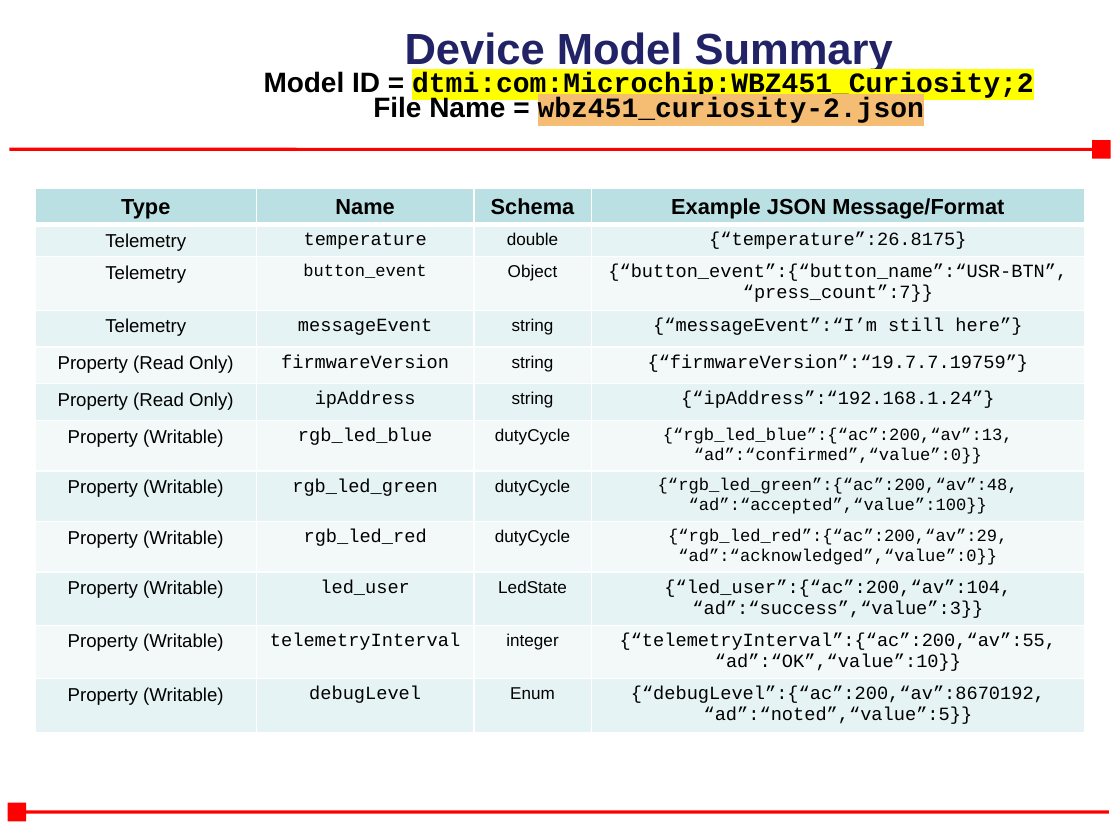
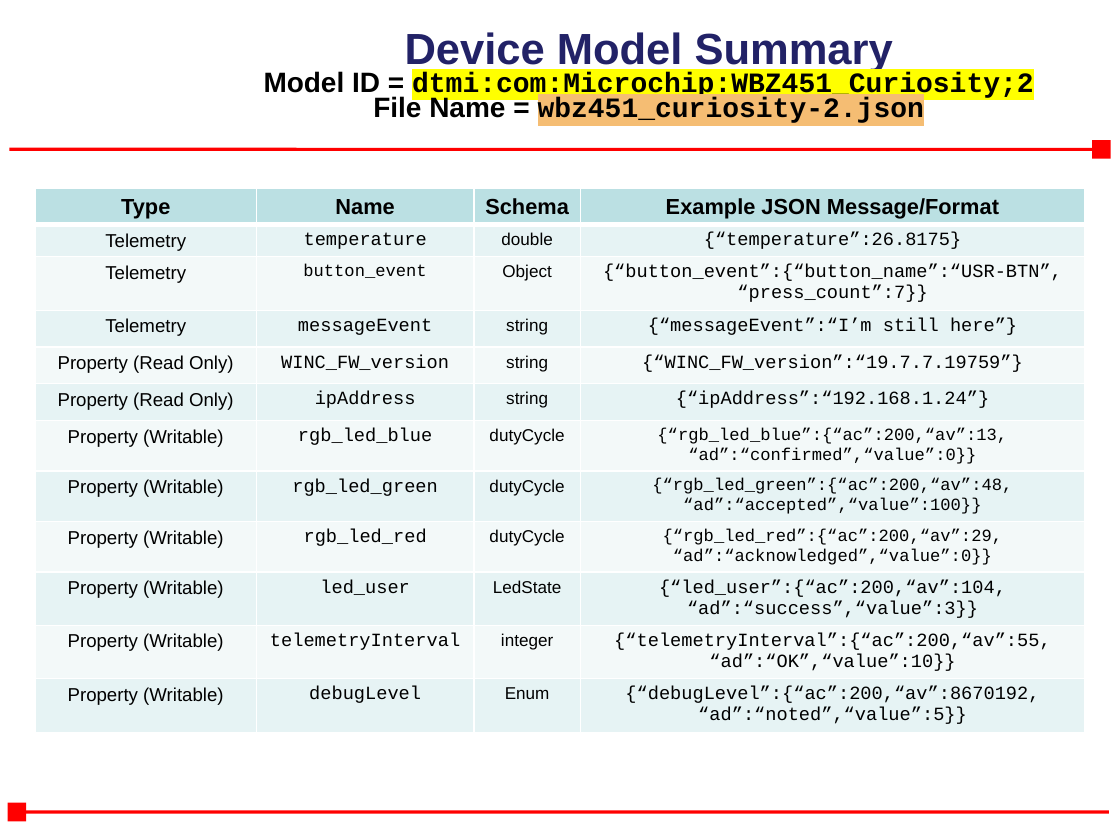
Before and after one commit to MicrochipTech/AzureDemo_WBZ451, a slide deck: slide 1 of device_model/wbz451_curiosity-2.pptx. Drawn at 1120x840 pixels with LibreOffice and Linux fonts; fonts in the diff are those of the drawing; background and template pictures are left out. Boxes give left, top, right and bottom in pixels: in the first picture for what was removed or moved away, otherwise in the second. Text is boxed around its words. In the diff, an @@ line names an element or a change of style, - is before the commit and + after.

```diff
--- a/device_model/wbz451_curiosity-2.pptx
+++ b/device_model/wbz451_curiosity-2.pptx
@@ table at bbox=[35, 189, 1084, 752] @@
-row 5, column 2: firmwareVersion
+row 5, column 2: WINC_FW_version
-row 5, column 4: {“firmwareVersion”:“19.7.7.19759”}
+row 5, column 4: {“WINC_FW_version”:“19.7.7.19759”}
```
Also in this commit, not shown: 7 other files.
